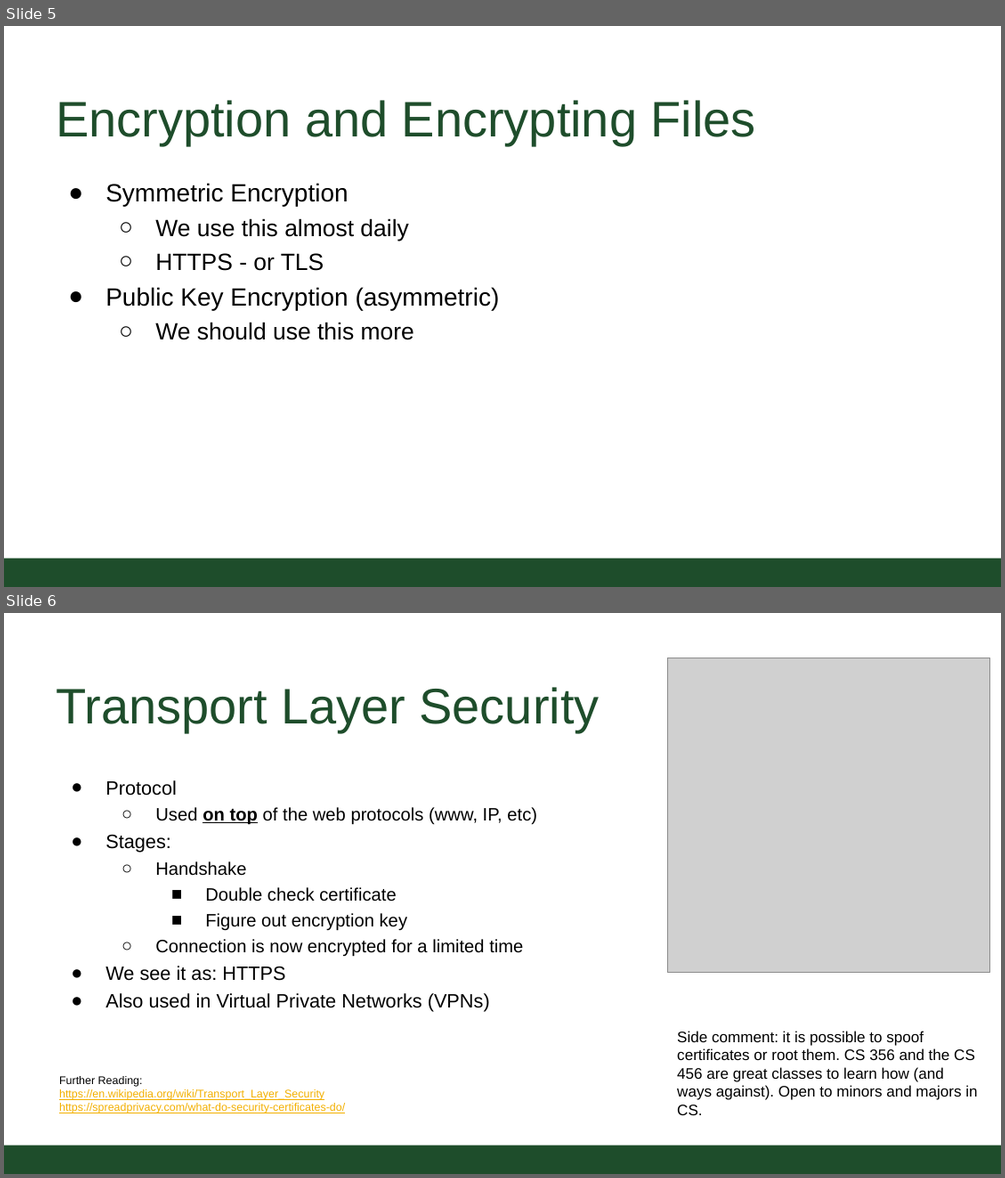
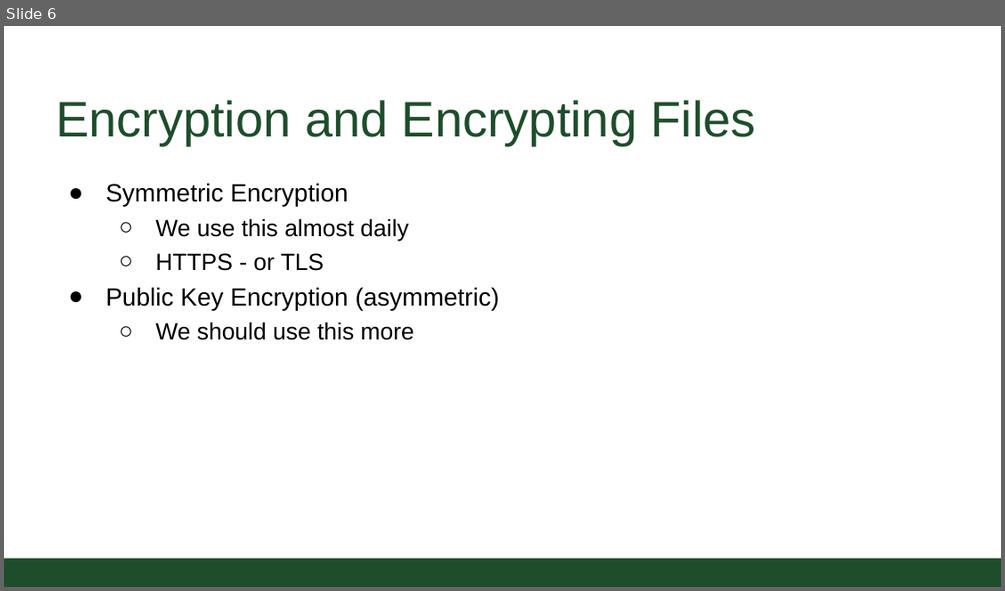
Before and after one commit to CSU-CS150B/handouts, a slide deck: Slides/On-Campus/14_01_BlockChain.pptx. Shown one above the other, each under a label of ours: slides 5 and 6 before the commit, slide 6 after it. The pictures are 1005x1178 and 1005x591 pixels, drawn with LibreOffice and Linux fonts; fonts in the diff are those of the drawing; grey boxes stand for pictures; background and template pictures are left out. Boxes give left, top, right and bottom in pixels: in the first picture for what was removed or moved away, otherwise in the second. Text is boxed around its words. In the diff, an @@ line names an element or a change of style, - is before the commit and + after.

```diff
--- a/Slides/On-Campus/14_01_BlockChain.pptx
+++ b/Slides/On-Campus/14_01_BlockChain.pptx
@@ slide 6 removed at <box>4,613,1001,1174</box>, background #FFFFFF; not listed: 1 template element that a slide beside it also shows @@
@@ picture removed at <box>667,657,989,973</box> @@
@@ title removed at <box>56,687,599,732</box> @@
-Transport Layer Security
@@ text removed at <box>105,780,537,1012</box> @@
-● Protocol
-  ○ Used on top of the web protocols (www, IP, etc)
-● Stages:
-  ○ Handshake
-    ■ Double check certificate
-    ■ Figure out encryption key
-  ○ Connection is now encrypted for a limited time
-● We see it as: HTTPS
-● Also used in Virtual Private Networks (VPNs)
@@ text removed at <box>677,1030,977,1115</box> @@
-Side comment: it is possible to spoof certificates or root them. CS 356 and the CS 456 are great classes to learn how (and ways against). Open to minors and majors in CS.
@@ text removed at <box>59,1076,345,1113</box> @@
-Further Reading: https://en.wikipedia.org/wiki/Transport_Layer_Security
-https://spreadprivacy.com/what-do-security-certificates-do/
@@ what was slide 5 is now slide 6 @@
```
Also in this commit, not shown: 1 slide changed, 5 slides added, 2 other slides removed.
